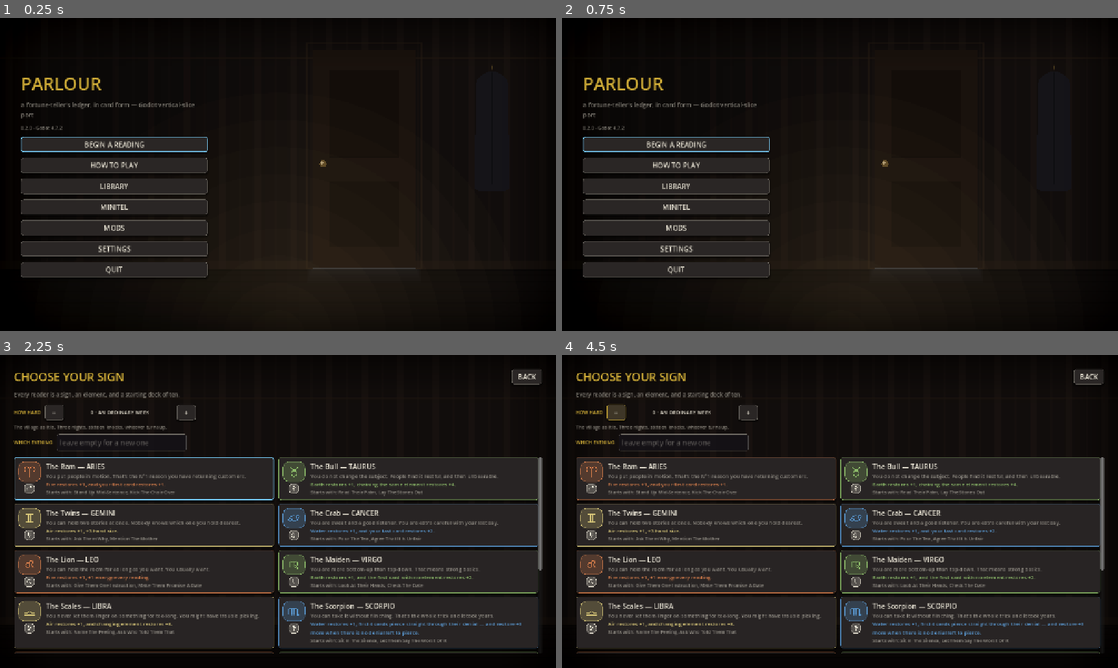
Above: before the commit, frames 1-4 (two rows, left to right).
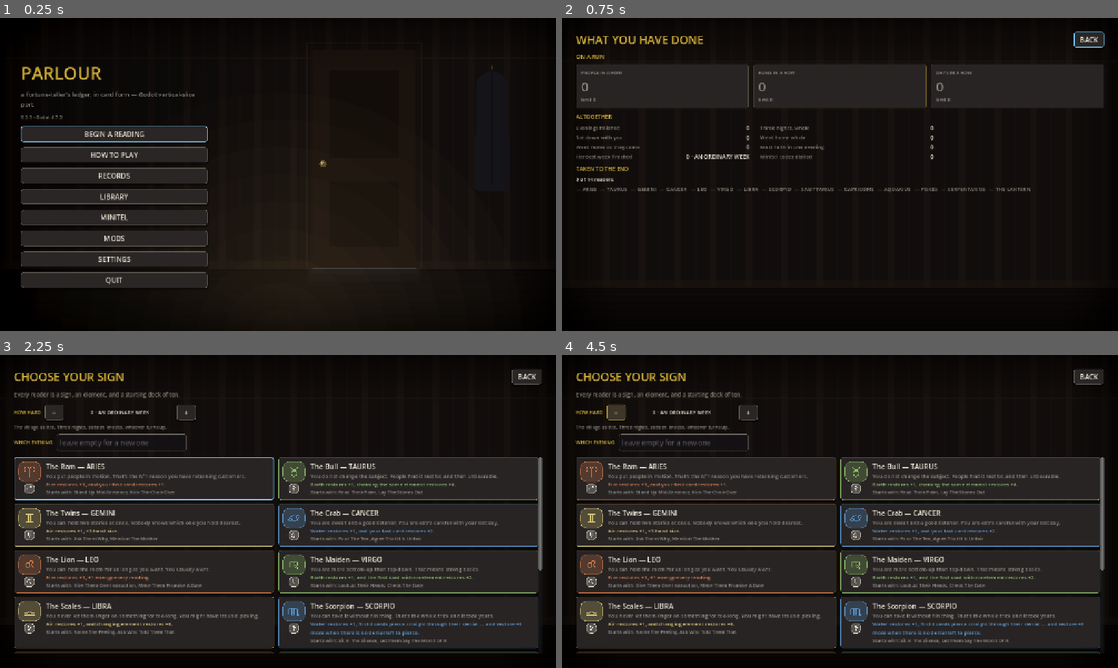
Above: after the commit, the same moments.

Repository: SwanFortune/fortune
Game: Godot game, scene res://scenes/Boot.tscn
Two runs of this game, one before a commit and one after it. Both use one fixed random seed, a clock stepped at 60 frames per second and the inputs below.
Inputs (mouse positions are in pixels of both pictures, inside the frame that each line leads up to):
- Up to frame 1 (0.25 s): no input
- Up to frame 2 (0.75 s): click (678, 174) at 0.5 s, where only the run after the commit has a clickable "RECORDS"
- Up to frame 3 (2.25 s): click (528, 376) at 1.25 s, where only the run after the commit has a clickable "BACK"; click "BEGIN A READING" at 2 s
- Up to frame 4 (4.5 s): click "BACK" at 2.75 s; click "BEGIN A READING" at 3.5 s; click "−" at 4.25 s

The runs differ from the first frame. In frame 1, 12% of the frame differs, in the area x 3-38%, y 15-87%; in frame 2, 20%, in the area x 2-98%, y 4-87%; in frame 3, less than 0.1%; in frame 4, less than 0.1%.

Commit message:
A records screen, and three streaks to put on it
Profile.gd has recorded runs finished, best faith, people mended, readers taken
to the end and codes dialled since it was written, and no screen had ever shown
one of them. The only place a stat surfaced was as an unlock condition on a
locked reader — you could learn a number existed by failing to meet it.

RECORDS, off the main menu: the totals, which readers have been taken to the end
(named, not counted — "6 of 13" is a number, the list is a suggestion), and the
streaks. People mended one after another, ACROSS runs, because a run ending does
not break it and somebody leaving does. Runs finished whole. And calendar days
you finished a run on.

Watched off the run's ledger, so Run.gd knows nothing about any of it. Three
things that had to be right, each with a test:

  - the ledger grows MID-SCREEN — nobody changes screen when a reading ends, so
    the handler lost its "only on a screen change" shortcut;
  - a redraw must not count anybody twice, and state_changed fires on every
    action;
  - a RESUMED run must not count its whole ledger again. Keyed on the run's
    seed: a ledger belonging to a run we were not already watching is history.
    Verified red by stubbing the guard — the test reports a streak of 3 nobody
    played.

The day streak had its own bug: it read zero on the first day of a profile,
because a broken streak restarts at zero and a day you played on counts.
_streak() now takes what a broken one restarts at.

Two new tallies behind it: runs_won (finished whole, for the win rate) and
total_left (the people, the other half of total_mended).

Co-Authored-By: Claude Opus 5 <noreply@anthropic.com>
Claude-Session: https://claude.ai/code/session_01J6RRrwyn3hcGZTmEVan3Un

Diff:
--- a/godot/autoload/Nav.gd
+++ b/godot/autoload/Nav.gd
@@ -57,6 +57,10 @@
 	_goto("res://scenes/SettingsMenu.tscn")
 
 
+func goto_records() -> void:
+	_goto("res://scenes/Records.tscn")
+
+
 func goto_library() -> void:
 	_goto("res://scenes/Library.tscn")
 
--- a/godot/autoload/Profile.gd
+++ b/godot/autoload/Profile.gd
@@ -33,6 +33,31 @@
 	# with {stat: "codes_entered", includes: "OEIL"} — which is why the Minitel
 	# needed no progression store of its own. See autoload/Minitel.gd.
 	"codes_entered": [],
+
+	# ── the tallies the records screen reads ─────────────────────────────
+	# runs_finished above counts every run that ended; this counts the ones
+	# that ended by reaching the end of the third night rather than by somebody
+	# putting their coat back on.
+	"runs_won": 0,
+	# People, not runs: everyone who sat down and went home as they came.
+	# total_mended above is the other half of the same count.
+	"total_left": 0,
+
+	# ── STREAKS ──────────────────────────────────────────────────────────
+	# Three things can run, and each keeps what it is on and the best it has
+	# ever been. They are ordinary stats, so an unlock condition can name one
+	# ("finish three runs in a row") without any new machinery.
+	#
+	# READINGS: people got through to, one after another, ACROSS runs — a run
+	# ending does not break it, somebody leaving does. That is the streak the
+	# game is actually about.
+	"streak_readings": 0, "best_streak_readings": 0,
+	# RUNS: runs finished whole, one after another.
+	"streak_runs": 0, "best_streak_runs": 0,
+	# DAYS: calendar days in a row with at least one run finished on them.
+	# `last_day` is the local date the last one was finished on, as YYYY-MM-DD,
+	# which is what tells today from yesterday from a week off.
+	"streak_days": 0, "best_streak_days": 0, "last_day": "",
 }
 
 ## Why the last write to disk failed, or "" if it did not. Read by the main
@@ -44,6 +69,19 @@
 ## The screen we last saw, so a transition can be told from a redraw —
 ## state_changed fires on every action, not only when the screen changes.
 var _last_screen := ""
+
+## How many ledger entries this run has already been counted for. The ledger is
+## how the per-READING streak is watched: it grows by one every time somebody
+## gets up from the table, and it carries what became of them. Watching it means
+## Run.gd needs to know nothing about any of this, which is the rule the rest of
+## this file already follows.
+var _counted := 0
+
+## Which run those entries belong to. A ledger read at boot, or after a save is
+## loaded, is FULL OF READINGS THAT WERE COUNTED WHEN THEY HAPPENED — without
+## this, resuming a run would count every one of them again and hand out a
+## streak nobody played. The seed is the run's identity (see Run._seed_from).
+var _run_seed := ""
 
 
 func _ready() -> void:
@@ -64,11 +102,32 @@
 
 
 func set_stat(key: String, value) -> void:
+	if _put(key, value):
+		save_to_disk()
+
+
+## Sets without touching the disk, and says whether anything changed. Several
+## stats move together on one event — a finished run moves six — and writing
+## the file once per event rather than once per stat is the difference between
+## one write and six.
+func _put(key: String, value) -> bool:
 	if not STATS.has(key):
 		push_error("[Profile] unknown stat '%s'" % key)
-		return
+		return false
 	_values[key] = value
-	save_to_disk()
+	return true
+
+
+## Adds to a streak, or ends it. The best it ever reached is kept either way.
+##
+## `after_break` is what a broken one restarts at, and it is not always zero: a
+## person who went home as they came does not count towards anything, but a DAY
+## you played on counts even when it is the first day in a while. The day streak
+## read 0 on the very first day of a profile until this had a name.
+func _streak(name: String, on: bool, after_break: int = 0) -> void:
+	var now := int(get_stat("streak_" + name)) + 1 if on else after_break
+	_put("streak_" + name, now)
+	_put("best_streak_" + name, maxi(int(get_stat("best_streak_" + name)), now))
 
 
 func reset() -> void:
@@ -83,6 +142,7 @@
 	if run == null:
 		return
 	var st: Dictionary = run.state
+	_watch_the_ledger(st)
 	var screen := str(st.get("screen", ""))
 	if screen == _last_screen:
 		return
@@ -99,17 +159,91 @@
 		_record_finished_run(st)
 
 
+## Everyone who has got up from the table since the last time we looked. Runs
+## on every state_changed, not only on a screen change, because nobody changes
+## screen when a reading ends — the result panel is drawn over the same one.
+func _watch_the_ledger(st: Dictionary) -> void:
+	var ledger: Array = st.get("ledger", [])
+	var seed := str(st.get("seed", ""))
+	if seed != _run_seed:
+		# A different run than the one we were watching — a new one, or one
+		# resumed from disk. Whatever is already on its ledger happened before
+		# we were looking and has been counted once already.
+		_run_seed = seed
+		_counted = ledger.size()
+	elif ledger.size() < _counted:
+		# The same seed played again from the start.
+		_counted = ledger.size()
+	if ledger.size() == _counted:
+		return
+	var moved := false
+	while _counted < ledger.size():
+		var entry = ledger[_counted]
+		_counted += 1
+		if typeof(entry) != TYPE_DICTIONARY:
+			continue
+		var mended: bool = str(entry.get("outcome", "")) == "mended"
+		_streak("readings", mended)
+		if not mended:
+			_put("total_left", int(get_stat("total_left")) + 1)
+		moved = true
+	if moved:
+		save_to_disk()
+
+
 func _record_finished_run(st: Dictionary) -> void:
-	set_stat("runs_finished", int(get_stat("runs_finished")) + 1)
-	set_stat("best_faith", maxi(int(get_stat("best_faith")), int(st.get("faith", 0))))
-	set_stat("total_mended", int(get_stat("total_mended")) + int(st.get("mended", 0)))
-	set_stat("best_level", maxi(int(get_stat("best_level")), int(st.get("level", 0))))
+	_put("runs_finished", int(get_stat("runs_finished")) + 1)
+	_put("best_faith", maxi(int(get_stat("best_faith")), int(st.get("faith", 0))))
+	_put("total_mended", int(get_stat("total_mended")) + int(st.get("mended", 0)))
+	_put("best_level", maxi(int(get_stat("best_level")), int(st.get("level", 0))))
+
+	# A run ends one of two ways, and the ledger is what knows which: anybody
+	# who went home as they came ends it there and then.
+	var whole := true
+	for entry in st.get("ledger", []):
+		if typeof(entry) == TYPE_DICTIONARY and str(entry.get("outcome", "")) != "mended":
+			whole = false
+			break
+	if whole:
+		_put("runs_won", int(get_stat("runs_won")) + 1)
+	_streak("runs", whole)
+	_count_today()
+
 	var key := str(st.get("reader", {}).get("k", ""))
 	if key != "":
 		var done: Array = get_stat("readers_finished")
 		if not done.has(key):
 			done.append(key)
-			set_stat("readers_finished", done)
+			_put("readers_finished", done)
+	save_to_disk()
+
+
+## The day streak, which is the one that measures coming back rather than
+## playing well. Today continues yesterday and repeats itself; anything else
+## starts again at one.
+##
+## LOCAL dates, from the player's own clock, because "yesterday" is a thing that
+## happens in a house, not in UTC. It also means the clock can be moved and the
+## streak fooled, which is the correct trade for something with no reward
+## attached to it.
+func _count_today() -> void:
+	var today := Time.get_date_string_from_system()
+	var last := str(get_stat("last_day"))
+	if last == today:
+		return
+	_streak("days", last == _the_day_before(today), 1)
+	_put("last_day", today)
+
+
+func _the_day_before(day: String) -> String:
+	var parts := day.split("-")
+	if parts.size() != 3:
+		return ""
+	var unix := Time.get_unix_time_from_datetime_dict({
+		"year": int(parts[0]), "month": int(parts[1]), "day": int(parts[2]),
+		"hour": 12, "minute": 0, "second": 0,
+	})
+	return Time.get_date_string_from_unix_time(int(unix) - 86400)
 
 
 # ── unlocks ─────────────────────────────────────────────────────────────
--- a/godot/scenes/MainMenu.gd
+++ b/godot/scenes/MainMenu.gd
@@ -100,6 +100,7 @@
 	# than they need the card editor, and a rules screen nobody finds is worth
 	# about as much as no rules screen.
 	v.add_child(UIKit.button(I18n.t("HOW TO PLAY"), func(): Nav.goto_how_to_play()))
+	v.add_child(UIKit.button(I18n.t("RECORDS"), func(): Nav.goto_records()))
 	v.add_child(UIKit.button(I18n.t("LIBRARY"), func(): Nav.goto_library()))
 	# Always shown, never teased. A hidden entry that appears once you already
 	# know a code is a worse secret than an ordinary-looking machine that
--- /dev/null
+++ b/godot/scenes/Records.gd
@@ -0,0 +1,187 @@
+## WHAT THE PROFILE HAS BEEN KEEPING, shown to the person it is about.
+##
+## Profile.gd has recorded runs finished, faith, people mended, readers taken to
+## the end and codes dialled since it was written, and nothing has ever shown
+## any of it. The only place a stat surfaced was as an unlock condition on a
+## locked reader — so a player could learn a number existed only by failing to
+## meet it.
+##
+## THE STREAKS ARE THE POINT. A total says what you have done; a streak says
+## what you are in the middle of, and it is the one number that makes stopping
+## cost something. Three of them run at once — people, runs, days — and each
+## shows what it is on and the best it has ever been, because a streak with no
+## record behind it is only a counter.
+extends Control
+
+## Loaded by path, not by `class_name` — see autoload/Content.gd's header.
+const UIKit := preload("res://scenes/UIKit.gd")
+const Table := preload("res://scenes/Table.gd")
+
+const SCROLL_STEP := 60
+
+var _return_scene: String = "res://scenes/MainMenu.tscn"
+var _scroll: ScrollContainer
+
+
+func _ready() -> void:
+	var root := UIKit.root_control(Table.VIEW_WALL)
+	add_child(root)
+	var m := UIKit.margin(32)
+	root.add_child(m)
+	var outer := UIKit.vbox(12)
+	m.add_child(outer)
+
+	var top := UIKit.hbox(14)
+	var heading := UIKit.block(I18n.t("WHAT YOU HAVE DONE"), 26, UIKit.GOLD)
+	heading.size_flags_horizontal = Control.SIZE_EXPAND_FILL
+	top.add_child(heading)
+	var back := UIKit.button(I18n.t("BACK"), _back)
+	back.add_to_group(UIKit.WAY_OUT)
+	top.add_child(back)
+	outer.add_child(top)
+
+	_scroll = UIKit.scroll()
+	_scroll.size_flags_vertical = Control.SIZE_EXPAND_FILL
+	outer.add_child(_scroll)
+	var v := UIKit.vbox(10)
+	v.size_flags_horizontal = Control.SIZE_EXPAND_FILL
+	_scroll.add_child(v)
+
+	v.add_child(_streaks())
+	v.add_child(_tallies())
+	v.add_child(_the_readers())
+
+	# The way out, not the list: nothing in the list can be pressed.
+	UIKit.focus_first(back, self)
+
+
+## The three things that can be running, side by side. Each one says what it is
+## on now, and under it the best it has ever been — so a streak that has just
+## broken still has something to show for itself.
+func _streaks() -> Control:
+	var box := UIKit.vbox(8)
+	box.add_child(UIKit.block(I18n.t("ON A RUN"), 13, UIKit.GOLD))
+	var row := UIKit.hbox(10)
+	row.size_flags_horizontal = Control.SIZE_EXPAND_FILL
+	for one in [
+		["readings", I18n.t("PEOPLE IN A ROW"), I18n.t("mended, one after another. Somebody going home as they came ends it — finishing a run does not."), UIKit.GREEN],
+		["runs", I18n.t("RUNS IN A ROW"), I18n.t("three whole nights, one after another."), UIKit.GOLD],
+		["days", I18n.t("DAYS IN A ROW"), I18n.t("days you finished a run on. Miss one and it starts again."), UIKit.VIOLET],
+	]:
+		row.add_child(_streak_card(str(one[0]), str(one[1]), str(one[2]), one[3]))
+	box.add_child(row)
+	return box
+
+
+func _streak_card(key: String, caption: String, under: String, tint: Color) -> Control:
+	var now := int(Profile.get_stat("streak_" + key))
+	var best := int(Profile.get_stat("best_streak_" + key))
+	var panel := PanelContainer.new()
+	panel.size_flags_horizontal = Control.SIZE_EXPAND_FILL
+	panel.tooltip_text = under
+	panel.mouse_filter = Control.MOUSE_FILTER_PASS
+	# Lit while it is running, and the house surface once it is not: a streak of
+	# nothing should not look like an achievement.
+	panel.add_theme_stylebox_override("panel", UIKit.surface(
+		UIKit.warm(UIKit.PANEL, 0.04), Color(tint, 0.45 if now > 0 else 0.12), 1, 12))
+	var col := UIKit.vbox(2)
+	panel.add_child(col)
+	col.add_child(UIKit.block(caption, 11, UIKit.DIM))
+	col.add_child(UIKit.block(str(now), 30, tint if now > 0 else UIKit.DIM))
+	col.add_child(UIKit.block(I18n.t("best %d") % best, 11, UIKit.DIM))
+	return panel
+
+
+## The totals. Two columns of label-and-number, because a wall of them in one
+## column is a receipt.
+func _tallies() -> Control:
+	var finished := int(Profile.get_stat("runs_finished"))
+	var won := int(Profile.get_stat("runs_won"))
+	var mended := int(Profile.get_stat("total_mended"))
+	var left := int(Profile.get_stat("total_left"))
+	var sat := mended + left
+
+	var rungs: Array = Content.difficulty
+	var level := clampi(int(Profile.get_stat("best_level")), 0, maxi(0, rungs.size() - 1))
+	var level_name := str(rungs[level].get("name", "")) if level < rungs.size() else ""
+
+	var box := UIKit.vbox(8)
+	box.add_child(UIKit.block(I18n.t("ALTOGETHER"), 13, UIKit.GOLD))
+	var grid := GridContainer.new()
+	grid.columns = 2
+	grid.add_theme_constant_override("h_separation", 24)
+	grid.add_theme_constant_override("v_separation", 4)
+	# SHRINK, not EXPAND: given the whole window the two columns split it in
+	# half and each number ends up six hundred pixels from the words it belongs
+	# to, which is a table nobody can read across.
+	grid.size_flags_horizontal = Control.SIZE_SHRINK_BEGIN
+	box.add_child(grid)
+	for line in [
+		[I18n.t("Evenings finished"), str(finished)],
+		[I18n.t("Three nights, whole"), "%d%s" % [won, ("  ·  %d%%" % int(round(100.0 * won / finished))) if finished > 0 else ""]],
+		[I18n.t("Sat down with you"), str(sat)],
+		[I18n.t("Went home whole"), str(mended)],
+		[I18n.t("Went home as they came"), str(left)],
+		[I18n.t("Most faith in one evening"), str(int(Profile.get_stat("best_faith")))],
+		[I18n.t("Hardest week finished"), "%d · %s" % [level, I18n.t(level_name)]],
+		[I18n.t("Minitel codes dialled"), str((Profile.get_stat("codes_entered") as Array).size())],
+	]:
+		grid.add_child(_tally(str(line[0]), str(line[1])))
+	return box
+
+
+func _tally(label: String, value: String) -> Control:
+	var row := UIKit.hbox(8)
+	row.custom_minimum_size.x = 400 * UIKit.text_scale
+	var l := UIKit.block(label, 12, UIKit.DIM)
+	l.size_flags_horizontal = Control.SIZE_EXPAND_FILL
+	row.add_child(l)
+	var r := UIKit.label(value, 13, UIKit.INK)
+	r.horizontal_alignment = HORIZONTAL_ALIGNMENT_RIGHT
+	row.add_child(r)
+	return row
+
+
+## Which of them you have taken all the way. Named, not counted: "6 of 13" tells
+## you a number, and the list tells you which one to try next.
+func _the_readers() -> Control:
+	var done: Array = Profile.get_stat("readers_finished")
+	var box := UIKit.vbox(6)
+	box.add_child(UIKit.block(I18n.t("TAKEN TO THE END"), 13, UIKit.GOLD))
+	box.add_child(UIKit.block(
+		I18n.t("%d of %d readers") % [done.size(), Content.readers.size()], 12, UIKit.INK))
+	var flow := HFlowContainer.new()
+	flow.add_theme_constant_override("h_separation", 8)
+	flow.add_theme_constant_override("v_separation", 4)
+	flow.size_flags_horizontal = Control.SIZE_EXPAND_FILL
+	box.add_child(flow)
+	for r in Content.readers:
+		var did: bool = done.has(str(r.get("k", "")))
+		var tint: Color = UIKit.el_color(str(r.get("el", ""))) if did else UIKit.DIM
+		# label(), not block(): a wrapping label in a flow container breaks
+		# SERPENTARIUS across two lines in the middle of the word.
+		flow.add_child(UIKit.label(
+			"%s %s" % ["·" if did else "—", I18n.reader_field(r, "sign")], 12,
+			tint if did else Color(UIKit.DIM, 0.55)))
+	return box
+
+
+func _back() -> void:
+	get_tree().change_scene_to_file(_return_scene)
+
+
+func _unhandled_input(event: InputEvent) -> void:
+	if event.is_action_pressed("ui_cancel"):
+		_back()
+		get_viewport().set_input_as_handled()
+		return
+	if _scroll == null:
+		return
+	var step := 0
+	if event.is_action_pressed("ui_down", true):
+		step = SCROLL_STEP
+	elif event.is_action_pressed("ui_up", true):
+		step = -SCROLL_STEP
+	if step != 0:
+		_scroll.scroll_vertical += step
+		get_viewport().set_input_as_handled()
--- /dev/null
+++ b/godot/scenes/Records.tscn
@@ -0,0 +1,10 @@
+[gd_scene load_steps=2 format=3 uid="uid://records01"]
+
+[ext_resource type="Script" path="res://scenes/Records.gd" id="1"]
+
+[node name="Records" type="Control"]
+layout_mode = 3
+anchors_preset = 15
+anchor_right = 1.0
+anchor_bottom = 1.0
+script = ExtResource("1")
--- a/godot/tests/screenshot.gd
+++ b/godot/tests/screenshot.gd
@@ -63,6 +63,7 @@
 		"menu": "res://scenes/MainMenu.tscn",
 		"settings": "res://scenes/SettingsMenu.tscn",
 		"library": "res://scenes/Library.tscn",
+		"records": "res://scenes/Records.tscn",
 		"mods": "res://scenes/ModsScreen.tscn",
 		"minitel": "res://scenes/MinitelScreen.tscn",
 		"help": "res://scenes/HowToPlay.tscn",
--- a/godot/tests/test_profile.gd
+++ b/godot/tests/test_profile.gd
@@ -20,6 +20,8 @@
 	"_test_bad_conditions_do_not_lock",
 	"_test_a_finished_run_is_recorded_once",
 	"_test_stats_are_copied_out",
+	"_test_the_streaks_count_and_break",
+	"_test_the_day_streak",
 ]
 
 var failures: Array[String] = []
@@ -130,6 +132,92 @@
 	done("_test_a_finished_run_is_recorded_once")
 
 
+## THE READING STREAK IS WATCHED OFF THE LEDGER, not off a call from Run.gd —
+## the same rule the rest of this file follows. Which means it has to survive
+## what the ledger actually does: it grows mid-screen (nobody changes screen
+## when a reading ends), and it starts over on a new run.
+func _test_the_streaks_count_and_break() -> void:
+	profile.reset()
+	profile._counted = 0
+	run.state = run.fresh()
+	run.pick_reader(0)
+	run.take_pick(0)
+	var ledger: Array = []
+	for outcome in ["mended", "mended", "mended"]:
+		ledger.append({"outcome": outcome})
+		run.state["ledger"] = ledger
+		run.state_changed.emit()
+	check(int(profile.get_stat("streak_readings")) == 3,
+		"three mended in a row is a streak of 3, got %s" % profile.get_stat("streak_readings"))
+
+	# The same ledger, emitted again: nobody sat down twice.
+	run.state_changed.emit()
+	check(int(profile.get_stat("streak_readings")) == 3,
+		"a redraw must not count anybody twice, got %s" % profile.get_stat("streak_readings"))
+
+	ledger.append({"outcome": "left"})
+	run.state["ledger"] = ledger
+	run.state_changed.emit()
+	check(int(profile.get_stat("streak_readings")) == 0,
+		"somebody going home as they came ends the streak, got %s" % profile.get_stat("streak_readings"))
+	check(int(profile.get_stat("best_streak_readings")) == 3,
+		"the best it reached is kept, got %s" % profile.get_stat("best_streak_readings"))
+	check(int(profile.get_stat("total_left")) == 1,
+		"they should be counted, got %s" % profile.get_stat("total_left"))
+
+	# A NEW RUN, the way the game starts one: the state changes once with an
+	# empty ledger before anybody sits down. Whatever is already on a ledger the
+	# first time we see a run was counted when it happened — that is what stops
+	# a resumed run from handing out a streak nobody played, and it is why this
+	# emits before adding to the ledger rather than after.
+	run.state = run.fresh()
+	run.state_changed.emit()
+	run.state["ledger"] = [{"outcome": "mended"}]
+	run.state_changed.emit()
+	check(int(profile.get_stat("streak_readings")) == 1,
+		"a new run continues the streak from where it was, got %s" % profile.get_stat("streak_readings"))
+
+	# AND A RESUMED RUN COUNTS NOBODY TWICE. Same shape as a reload: a run
+	# arrives already carrying a ledger. Everyone on it was counted the day they
+	# sat down.
+	profile._run_seed = "some other evening"
+	run.state["ledger"] = [{"outcome": "mended"}, {"outcome": "mended"}, {"outcome": "mended"}]
+	run.state_changed.emit()
+	check(int(profile.get_stat("streak_readings")) == 1,
+		"resuming a run must not re-count its ledger, got %s" % profile.get_stat("streak_readings"))
+	done("_test_the_streaks_count_and_break")
+
+
+## THE DAY STREAK STARTS AT ONE. It read zero on the very first day of a
+## profile — the day you played counts, which is not the same rule as a person
+## who went home as they came counting for nothing.
+func _test_the_day_streak() -> void:
+	profile.reset()
+	profile._count_today()
+	check(int(profile.get_stat("streak_days")) == 1,
+		"the first day played is a streak of 1, got %s" % profile.get_stat("streak_days"))
+
+	# Twice in one day is still one day.
+	profile._count_today()
+	check(int(profile.get_stat("streak_days")) == 1,
+		"a second run the same day does not add a day, got %s" % profile.get_stat("streak_days"))
+
+	# Yesterday, then today: two.
+	profile.set_stat("last_day", profile._the_day_before(Time.get_date_string_from_system()))
+	profile._count_today()
+	check(int(profile.get_stat("streak_days")) == 2,
+		"playing the day after continues it, got %s" % profile.get_stat("streak_days"))
+
+	# A gap starts again at one, and keeps the best.
+	profile.set_stat("last_day", "2001-01-01")
+	profile._count_today()
+	check(int(profile.get_stat("streak_days")) == 1,
+		"a missed day starts again at 1, got %s" % profile.get_stat("streak_days"))
+	check(int(profile.get_stat("best_streak_days")) == 2,
+		"the best run of days is kept, got %s" % profile.get_stat("best_streak_days"))
+	done("_test_the_day_streak")
+
+
 ## Same trap as Settings: the defaults live in a `const`, so handing out the
 ## Array itself would let one caller corrupt it for the rest of the session.
 func _test_stats_are_copied_out() -> void:
Not shown, changed: godot/docs/PORTING_NOTES.md
